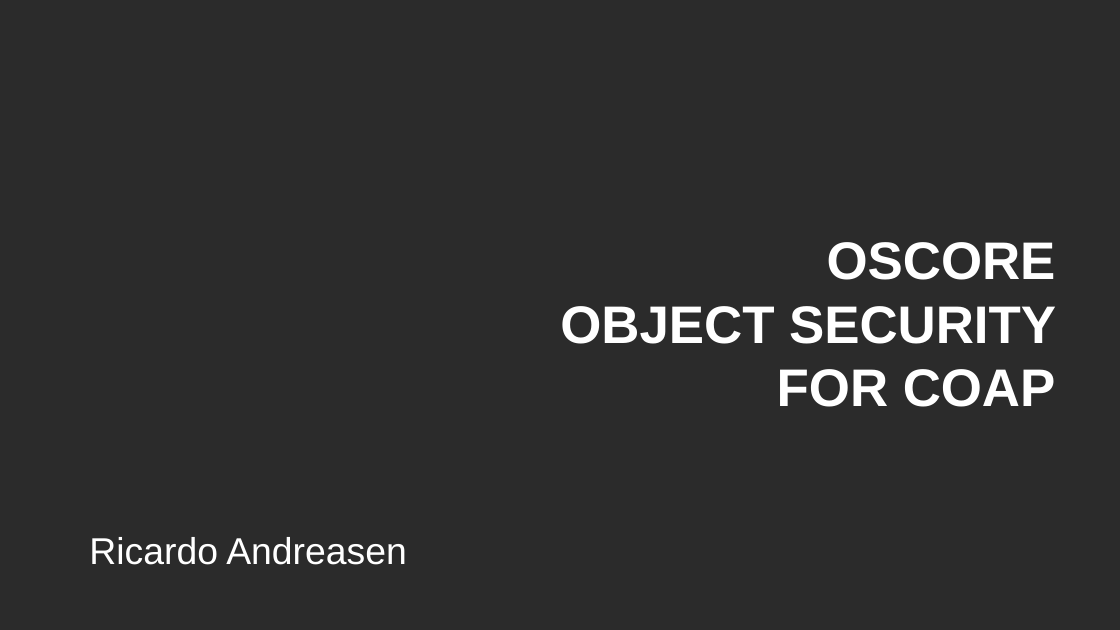
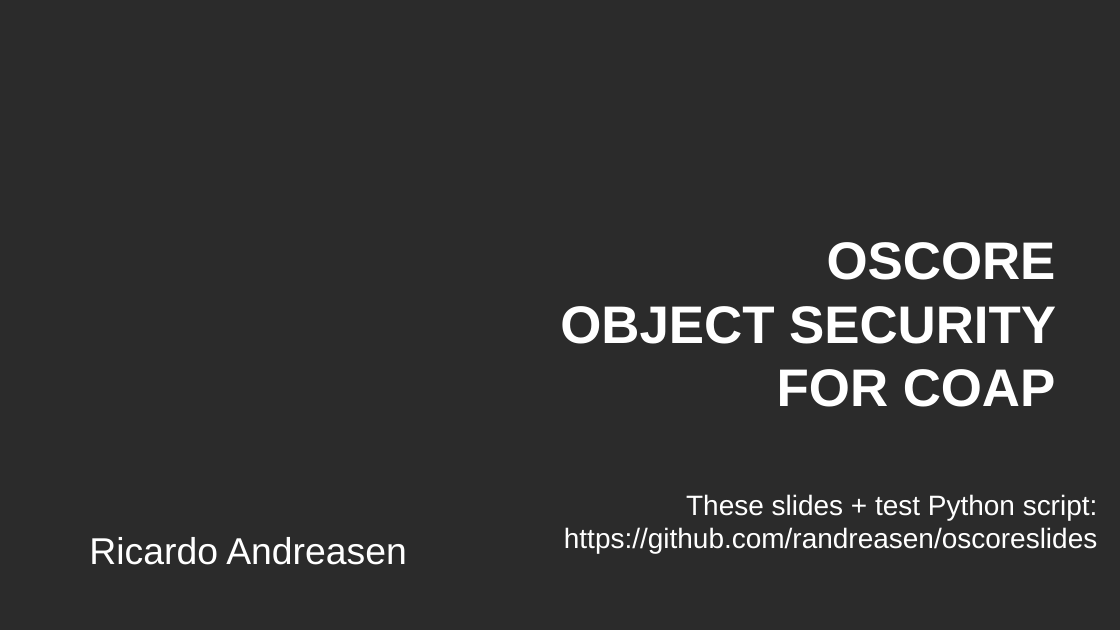
Before and after one commit to randreasen/oscoreslides, a slide deck: slide 1 of oscore_slides.odp. Drawn at 1120x630 pixels with LibreOffice and Linux fonts; fonts in the diff are those of the drawing; background and template pictures are left out; a plain dark background stands for a picture behind light text. Boxes give left, top, right and bottom in pixels: in the first picture for what was removed or moved away, otherwise in the second. Text is boxed around its words. In the diff, an @@ line names an element or a change of style, - is before the commit and + after.

```diff
--- a/oscore_slides.odp
+++ b/oscore_slides.odp
@@ text added at [564, 494, 1098, 553], 18 pt, text #FFFFFF @@
+These slides + test Python script:
+https://github.com/randreasen/oscoreslides
```
Also in this commit, not shown: 1 other file.
